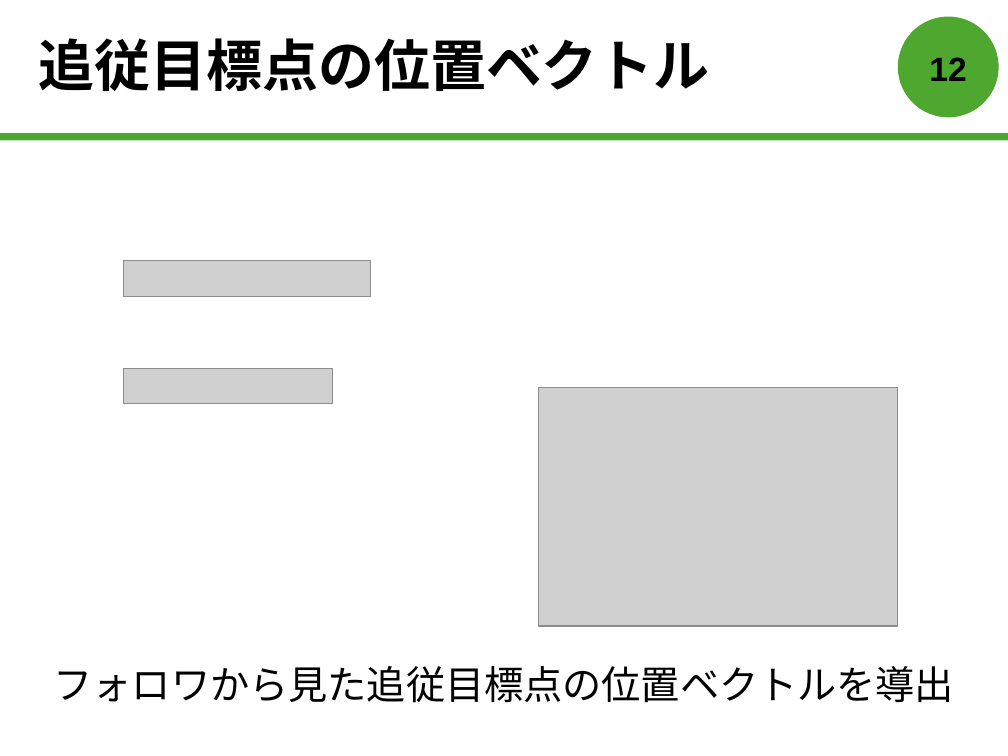
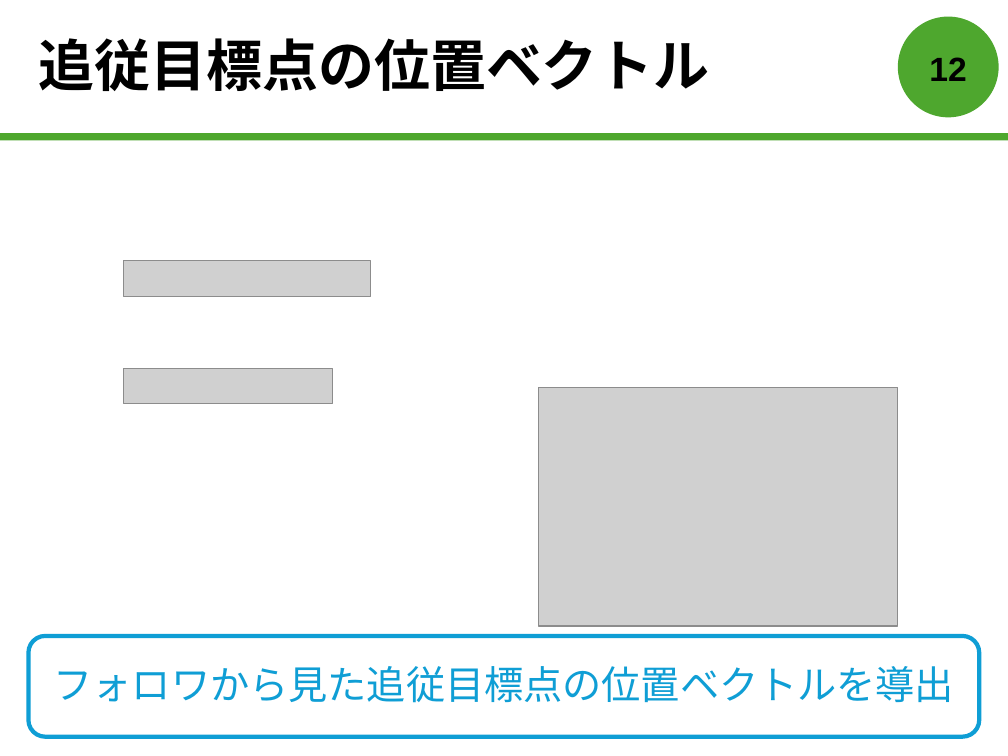
Before and after one commit to forest-book/MatlabLOSFormation, a slide deck: slide 13 of 森本皓斗.pptx. Drawn at 1008x756 pixels with LibreOffice and Linux fonts; fonts in the diff are those of the drawing; grey boxes stand for pictures. Boxes give left, top, right and bottom in pixels: in the first picture for what was removed or moved away, otherwise in the second. Text is boxed around its words. In the diff, an @@ line names an element or a change of style, - is before the commit and + after.

```diff
--- a/森本皓斗.pptx
+++ b/森本皓斗.pptx
@@ text "フォロワから見た追従目標点の位置ベクトルを導出" at [54, 666, 954, 703]: text colour #000000 to #0F9ED5 @@
@@ rounded rectangle added at [28, 636, 979, 737], outline #0F9ED5 3 pt @@
```
Also in this commit, not shown: 3 slides added, 2 slides removed.
